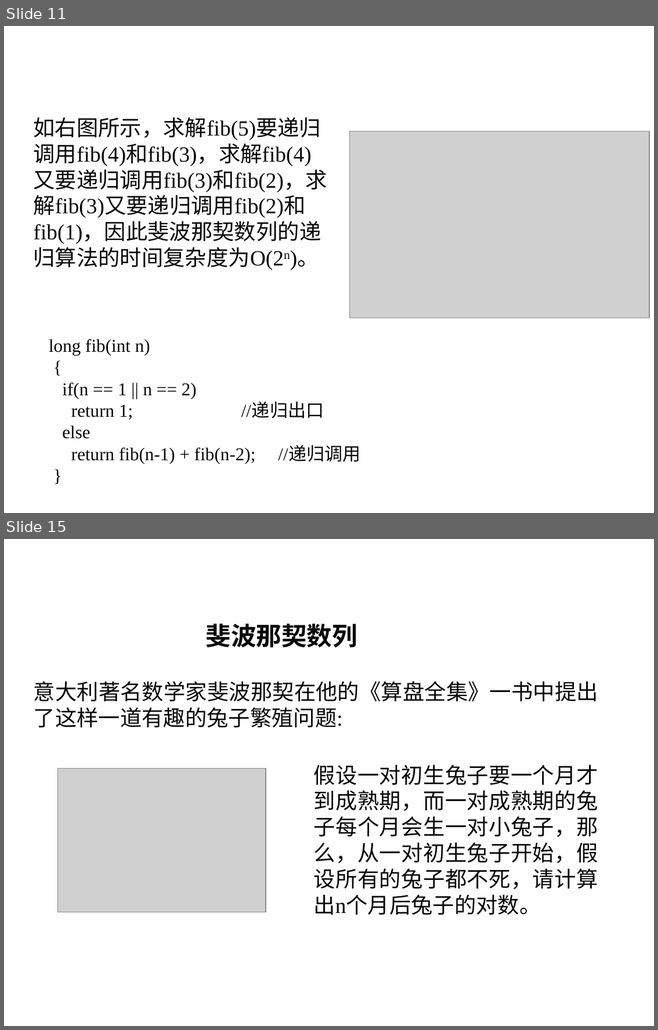
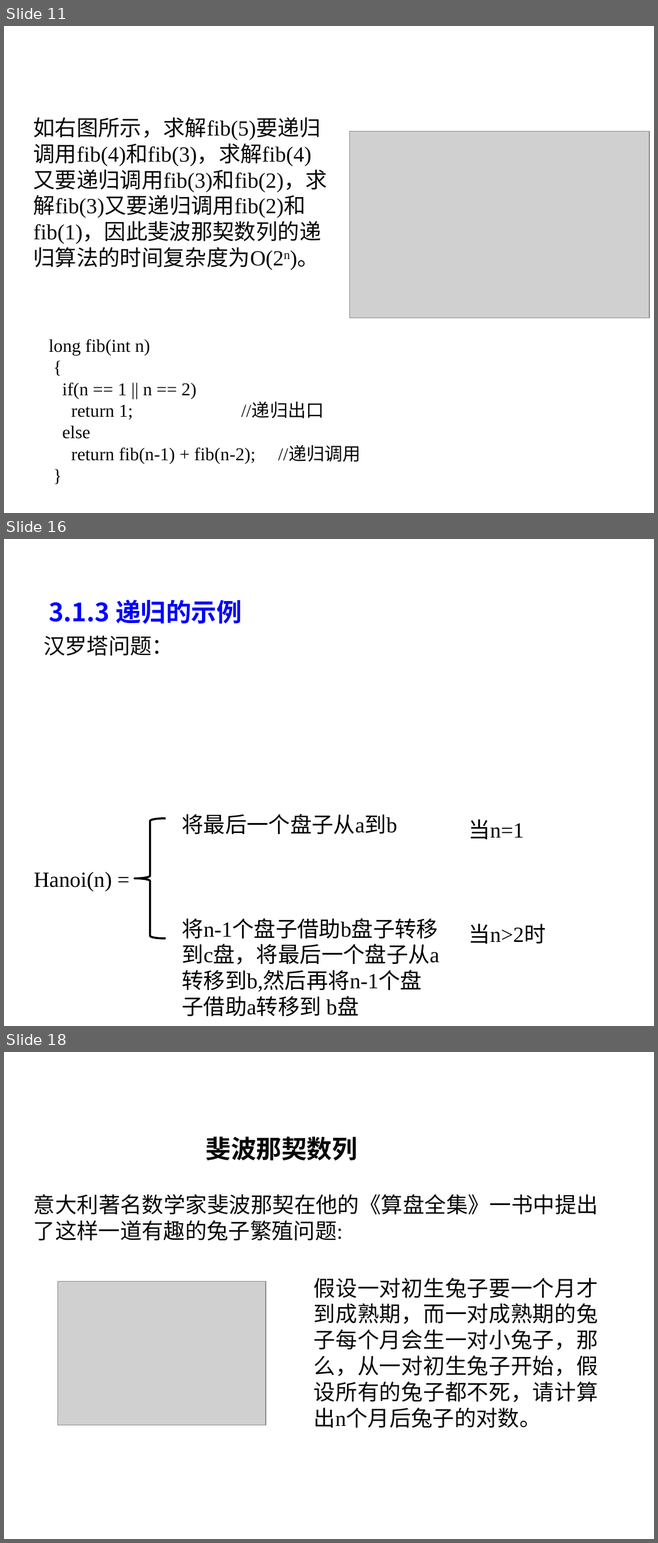
Before and after one commit to liutongling/DP, a slide deck: file/第3章 分治法计.pptx. Shown one above the other, each under a label of ours: slides 11 and 15 before the commit, slides 11, 16 and 18 after it; the slides between them are not shown. The pictures are 658x1030 and 658x1543 pixels, drawn with LibreOffice and Linux fonts; fonts in the diff are those of the drawing; grey boxes stand for pictures; background and template pictures are left out. Boxes give left, top, right and bottom in pixels: in the first picture for what was removed or moved away, otherwise in the second. Text is boxed around its words. In the diff, an @@ line names an element or a change of style, - is before the commit and + after.

Commit message:
添加递归函数和快速排序代码

```diff
--- a/file/第3章 分治法计.pptx
+++ b/file/第3章 分治法计.pptx
@@ slide 16 added at [4,539,654,1026], background #FFFFFF @@
@@ text added at [49,600,242,624], 28 pt, text #0000FF, bold @@
+3.1.3 递归的示例
@@ text added at [43,635,173,656], 24 pt, text #080808 @@
+汉罗塔问题：
@@ text added at [181,814,439,1016], 24 pt, text #000000 @@
+将最后一个盘子从a到b
+将n-1个盘子借助b盘子转移到c盘，将最后一个盘子从a转移到b,然后再将n-1个盘子借助a转移到 b盘
@@ left brace added at [134,819,166,939], outline #000000 2.25 pt @@
@@ text added at [468,819,545,944], 24 pt, text #000000 @@
+当n=1
+当n>2时
@@ text added at [34,872,112,891], 24 pt, text #000000 @@
+Hanoi(n) =
@@ what was slide 15 is now slide 18 @@
```
Also in this commit, not shown: 4 slides changed, 2 other slides added, 2 other files.
